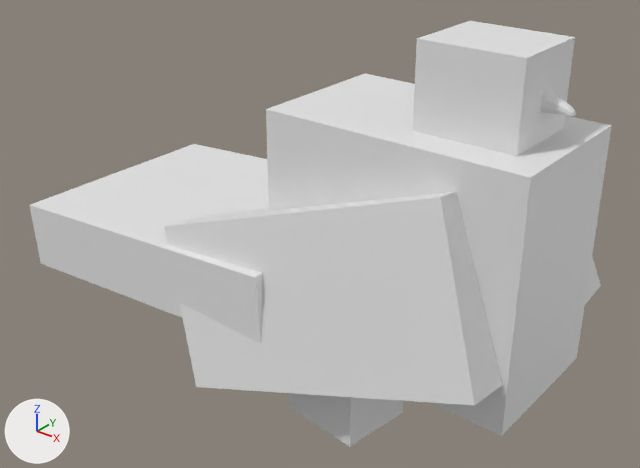
Before and after pictures for a commit that changed the glTF model assets/Models/Pigeon_Model.glb.
Camera for both pictures: a 50 mm lens placed at (6.81, -9.07, 7.73), pointed at (-0.41, -0.04, 2.13). The axes (+X, +Y, +Z) are drawn at lower left. The lights are the same throughout. The first picture is the older version. Where no turn or scale is listed for an object, it has been applied to the vertices.

The older version as bpy lines, for what is in view:
```python
me_cube_022 = bpy.data.meshes.new('Cube.022')
me_cube_022.from_pydata(...)  # 8 vertices, 12 faces; spans x -0.65..0.65, y -0.6..0.6, z -0.96..0.96
me_cube_024 = bpy.data.meshes.new('Cube.024')
me_cube_024.from_pydata(...)  # 666 vertices, 1320 faces; spans x 1.42..3.16, y -0.51..0.51, z 4.13..5.33
me_cube_024.materials.append(mat_material_003)
me_cube_027 = bpy.data.meshes.new('Cube.027')
me_cube_027.from_pydata(...)  # a box spanning x -0.681..0.681, y -0.591..0.591, z -0.591..0.591
ob_headbounds = bpy.data.objects.new('HeadBounds', me_cube_027)
ob_headbounds.location = (2.11, 0.0, 4.75)
ob_headmesh = bpy.data.objects.new('HeadMesh', me_cube_024)
ob_headmesh.location = (0.0, 0.0, 0.0)
ob_legrightbounds = bpy.data.objects.new('LegRightBounds', me_cube_022)
ob_legrightbounds.location = (0.7, -0.83, 0.95)
# also in view: 'WingRightBounds' at (0.62, -1.27, 2.01); 'BodyBounds' at (1.37, 0.0, 2.59); 'TailBounds' at (-2.46, 0.0, 1.6)
```
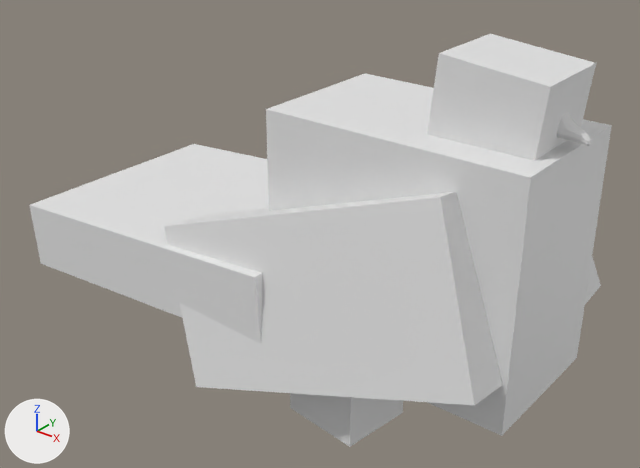
Edits to the bpy script that builds the scene:
```text
Change ob_headbounds:
    ob_headbounds.location: (2.11, 0.0, 4.75) -> (2.35, 0.0, 4.57)
    ob_headbounds.rotation_euler: (0.0, 0.0, 0.0) -> (0.00248, 0.102, 0.0059)  # degrees (0, 0, 0) -> degrees (0.1, 5.8, 0.3)
Change ob_headmesh:
    ob_headmesh.location: (0.0, 0.0, 0.0) -> (-0.23, -0.01, 0.06)
    ob_headmesh.rotation_euler: (0.0, 0.0, 0.0) -> (0.00248, 0.102, 0.0059)  # degrees (0, 0, 0) -> degrees (0.1, 5.8, 0.3)
```

Location of each change, [x1, y1, x2, y2] in pixels of the pictures (640 x 468 px):
'HeadBounds', moved, turned: before [412, 21, 575, 156]; after [427, 34, 596, 161]
'HeadMesh', moved, turned: before [540, 86, 576, 118]; after [557, 112, 592, 146]
